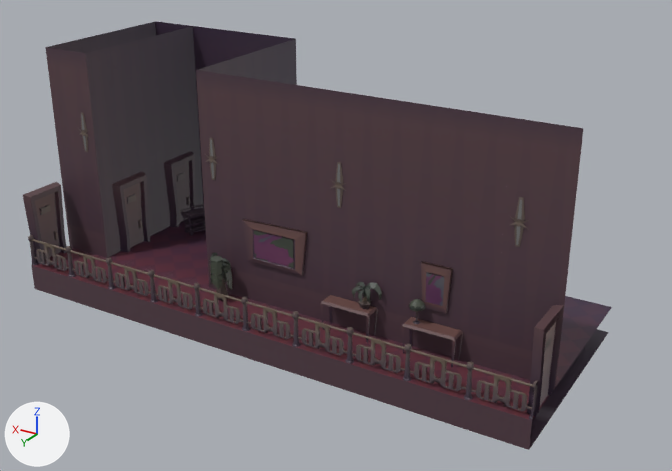
Two versions of the FBX model Source/Game/data/models/PlatformMeshes/BackGround Lvl 2/BackgroundRoomsLevel2/SM_HotelRoom-C.fbx, one commit apart.
Rendered twice from a camera (50 mm lens) standing at (-43.6, 16.2, 83.1) and looking at (-27.8, -10.2, 69.9). The axes (+X, +Y, +Z) are drawn at lower left. The lights are the same throughout. The picture after the commit comes second. Where no turn or scale is listed for an object, it has been applied to the vertices. Vertices at exactly the same position are counted once.

In view in the first picture: 'SM_BackgroundPlane.017'.
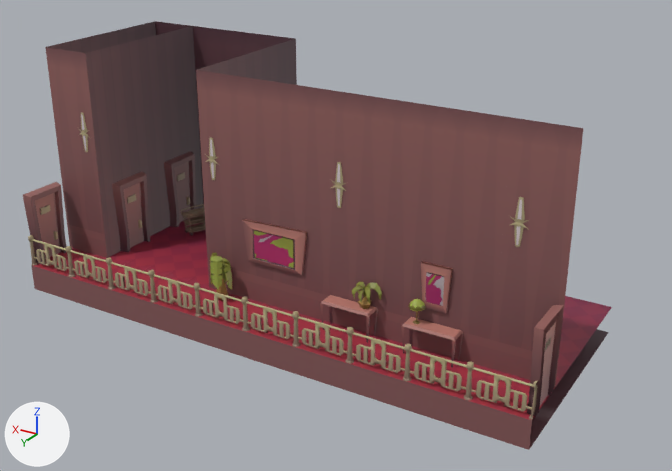
The newer file is also turned or shifted as a whole; pictures and numbers use the older file's frame.

What differs and where, as boxes (x1, y1, x2, y2) in the pictures (672 x 471 px; the box of a moved part takes in the faces that stretch with it):
part 1 of me_plane_035, moved or reshaped: (45, 38, 496, 341) in both
part 2 of me_plane_035, recoloured (lighter): (23, 21, 612, 450) in both

The change in detail:
Picture 'T_BonyTony_GradientAtlas_MidGround.dds' (img_t_bonytony_gradientatlas_midground_dds) is new.
Material 'Material.001' (mat_material_001) is new.
Its texture is img_t_bonytony_gradientatlas_midground_dds.
me_plane_035 is used by ob_sm_backgroundplane_017; location (-27.0, -13.5, 72.0).
me_plane_035 had 6774 vertices, 6301 faces and spanned x -10.1..10.2, y -1.9..8.0, z -5.0..4.0.
me_plane_035 now has 6759 vertices, 6301 faces and spans x -10.1..10.2, y -1.9..8.0, z -5.0..4.0.
Part 1, on me_plane_035:
16 vertices are removed from x -8.0..10.0, y 3.0..6.4, z -4.0..4.0.
34 faces are deleted.
2 vertices move within x -3.3, y 6.4, z -2.6.
1 vertex is added at (-3.3, 6.4, -2.6).
34 new faces join them.
me_plane_035 part 2: 6267 faces spanning x -10.1..10.2, y -1.9..8.0, z -5.0..4.0 switch from mat_material_002 (picture img_t_bonytony_gradientatlas_background_dds) to mat_material_001 (picture img_t_bonytony_gradientatlas_midground_dds).
